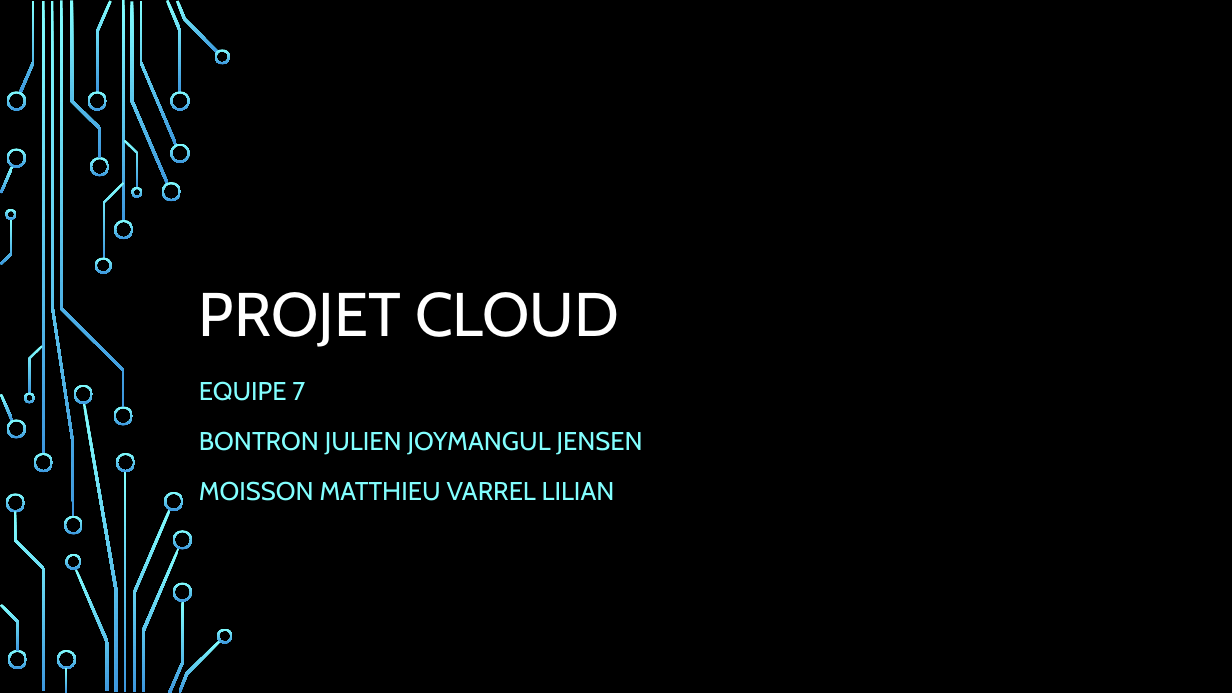
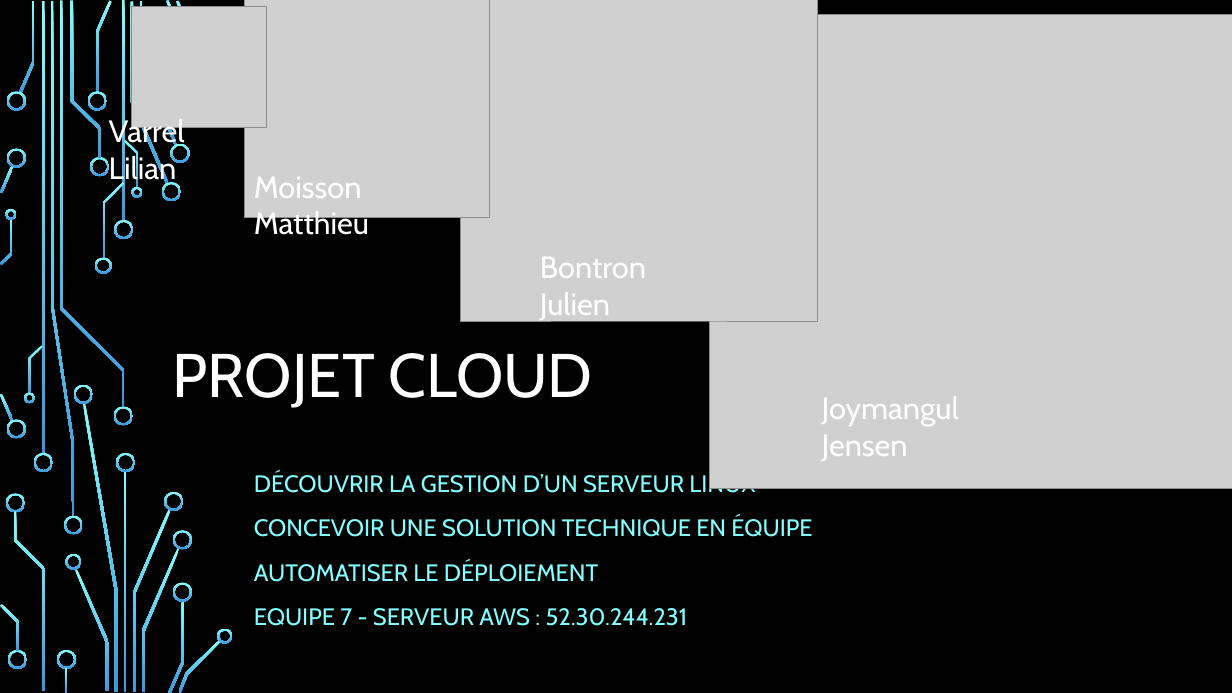
Before and after one commit to Julienbtn/cloud-project-equipe-7, a slide deck: slide 1 of Presentation Cloud.pptx. Drawn at 1232x693 pixels with LibreOffice and Linux fonts; fonts in the diff are those of the drawing; grey boxes stand for pictures; background and template pictures are left out. Boxes give left, top, right and bottom in pixels: in the first picture for what was removed or moved away, otherwise in the second. Text is boxed around its words. In the diff, an @@ line names an element or a change of style, - is before the commit and + after.

```diff
--- a/Presentation Cloud.pptx
+++ b/Presentation Cloud.pptx
@@ picture added at (132,6,267,128) @@
@@ picture added at (245,0,490,218) @@
@@ picture added at (460,0,817,321) @@
@@ picture added at (710,14,1232,488) @@
@@ freeform shape removed at (214,49,231,64) @@
@@ text added at (109,115,185,185), 24 pt, text #FFFFFF @@
+Varrel Lilian
@@ freeform shape removed at (170,91,189,111) @@
@@ title "PROJET CLOUD": place and size @@
-title "PROJET CLOUD" at (199,292,619,347)
+title "PROJET CLOUD" at (173,353,593,408)
@@ text added at (254,177,369,241), 24 pt, text #FFFFFF @@
+Moisson Matthieu
@@ text added at (540,257,646,320), 24 pt, text #FFFFFF @@
+Bontron Julien
@@ text added at (822,396,959,461), 24 pt, text #FFFFFF @@
+Joymangul Jensen
@@ subtitle at (254,472,812,626): text changed; size 20 to 18.5 pt @@
-EQUIPE 7
-BONTRON JULIEN JOYMANGUL JENSEN
-MOISSON MATTHIEU VARREL LILIAN
+DÉCOUVRIR LA GESTION D’UN SERVEUR LINUX
+CONCEVOIR UNE SOLUTION TECHNIQUE EN ÉQUIPE
+AUTOMATISER LE DÉPLOIEMENT
+EQUIPE 7 - SERVEUR AWS : 52.30.244.231
```
Also in this commit, not shown: 3 other slides changed, 9 slides added, 4 slides removed, 2 other files.
